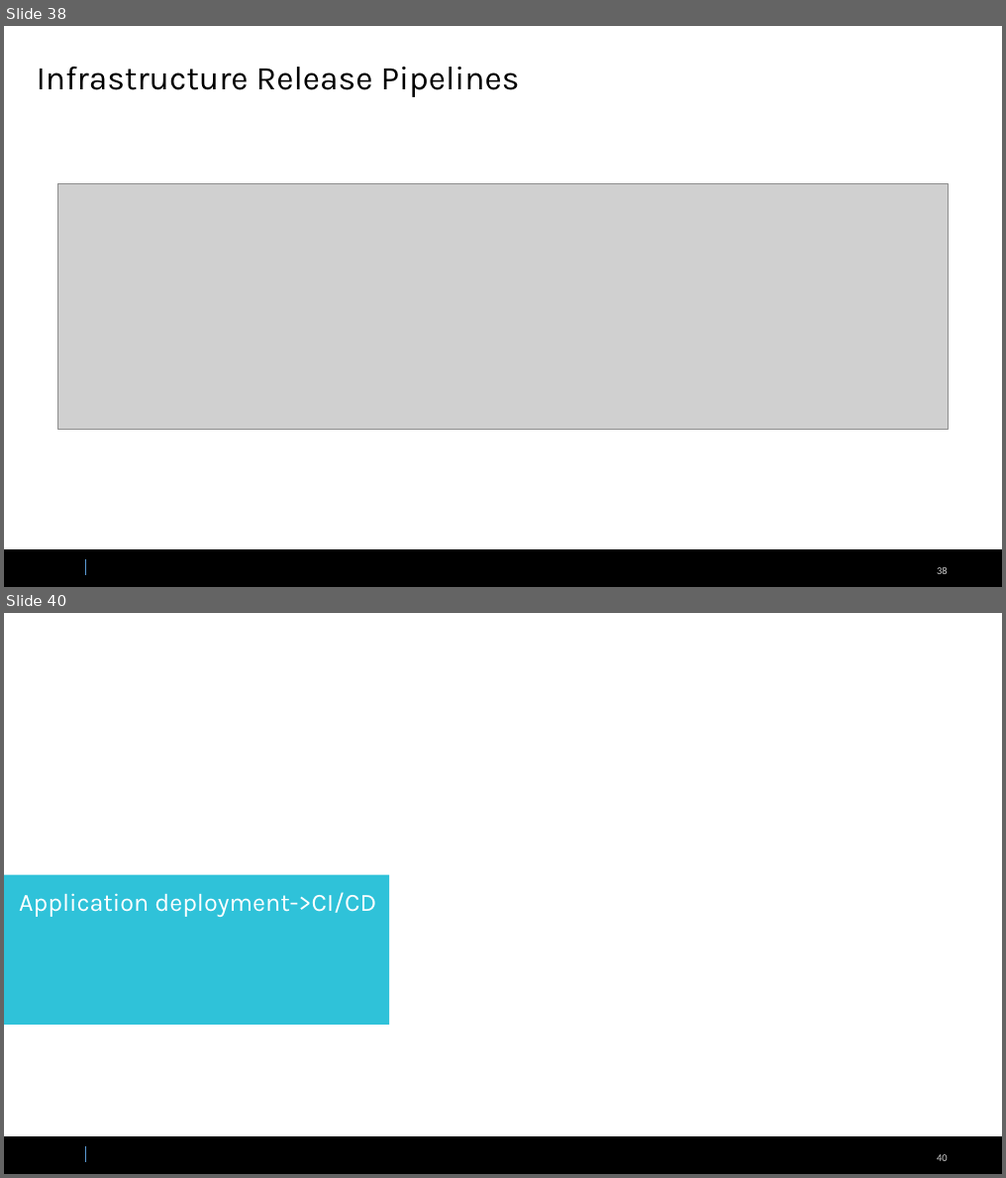
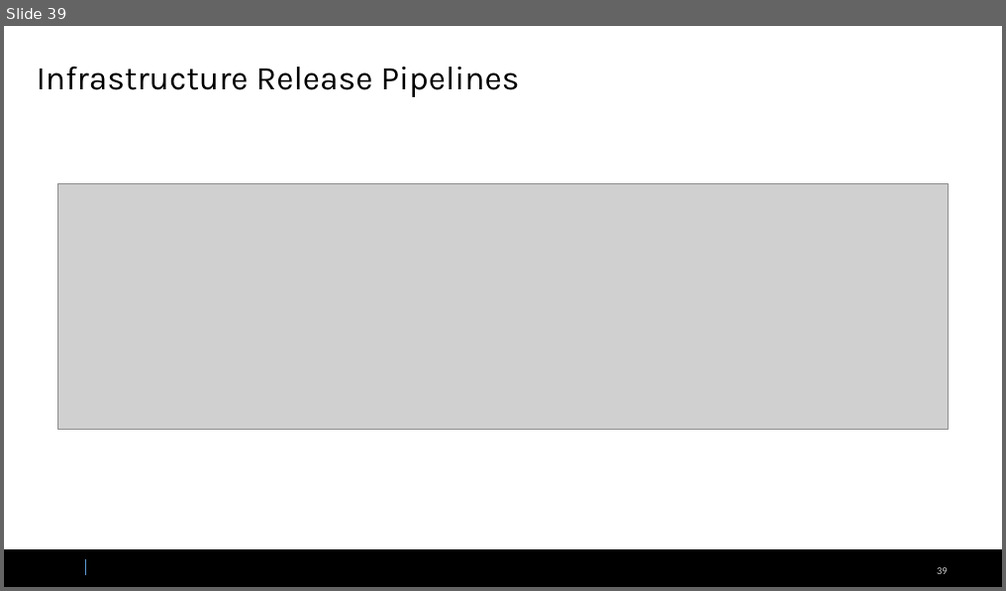
Before and after one commit to SychevIgor/publicspeaking, a slide deck: CICD.pptx. Shown one above the other, each under a label of ours: slides 38 and 40 before the commit, slide 39 after it; the slides between them are not shown. The pictures are 1006x1178 and 1006x591 pixels, drawn with LibreOffice and Linux fonts; fonts in the diff are those of the drawing; grey boxes stand for pictures; background and template pictures are left out. Boxes give left, top, right and bottom in pixels: in the first picture for what was removed or moved away, otherwise in the second. Text is boxed around its words. In the diff, an @@ line names an element or a change of style, - is before the commit and + after.

```diff
--- a/CICD.pptx
+++ b/CICD.pptx
@@ slide 40 removed at <box>4,613,1002,1174</box>, background #FFFFFF; not listed: 3 template elements that a slide beside it also shows @@
@@ text removed at <box>4,875,389,1025</box> @@
-Application deployment->CI/CD
@@ what was slide 38 is now slide 39 @@
```
Also in this commit, not shown: 4 slides changed, 2 other slides removed.
